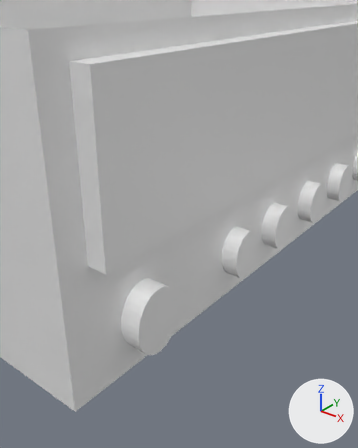
One commit to the glTF model model/Kenwood9400v0.glb: the scene before it, then after it.
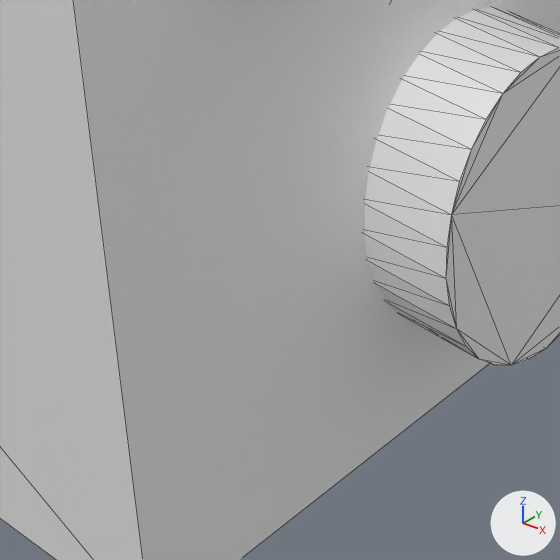
Each version is shown from a 50 mm camera at (25.75, -31.07, 15.53) aimed at (14.89, -17.49, 7.11), then close up on the part from 12% to 46% of the width and 62% to 89% of the height. The axes (+X, +Y, +Z) are drawn at lower right. The lights are the same throughout. The older version's two pictures come first. The close-ups show mesh edges as thin lines. Where no turn or scale is listed for an object, it has been applied to the vertices.

Names of what the first close-up shows: 'body', 'speaker-control'.
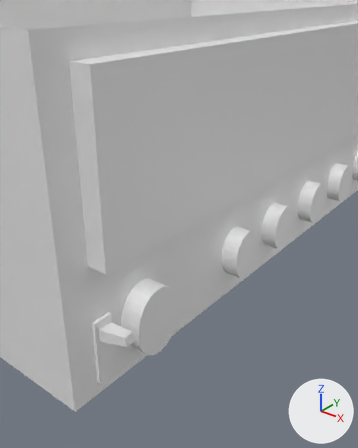
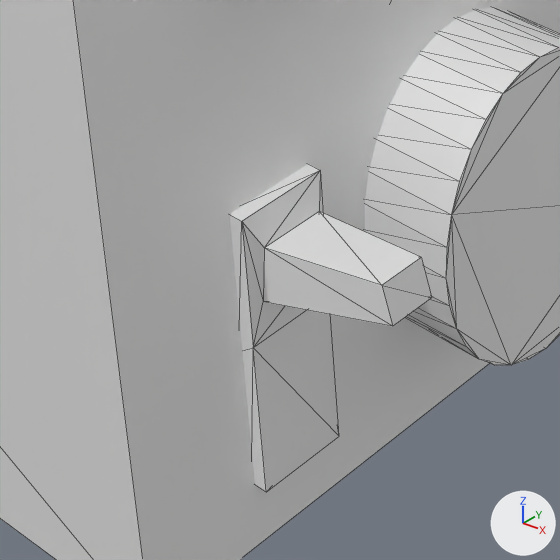
Pixel boxes (x1, y1, x2, y2) of what changed, in the close-ups (560 x 560 px):
'power-switch', added
    after: (230, 164, 432, 492)

The change in detail:
Mesh me_cube_002 is new.
It has 20 vertices, 36 faces and spans x -7.33..-5.69, y -1.7..-0.82, z 0.98..3.86.
Object 'power-switch' (ob_power_switch) is new; it shows me_cube_002.
Its location is (20.91, -19.48, 0.1).
